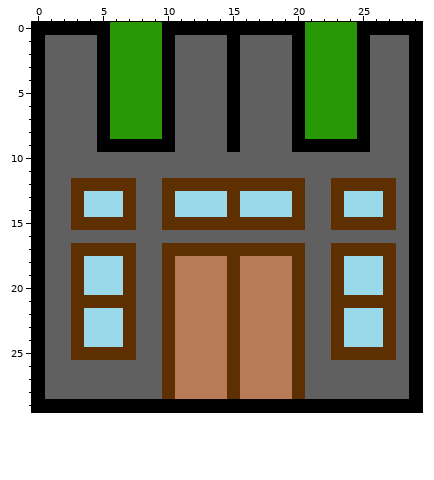
One commit to this pixel-art sprite: bitmapimages/fort1.PNG. Above is the file before it was changed.
The file is 30x30 pixels.
The result:
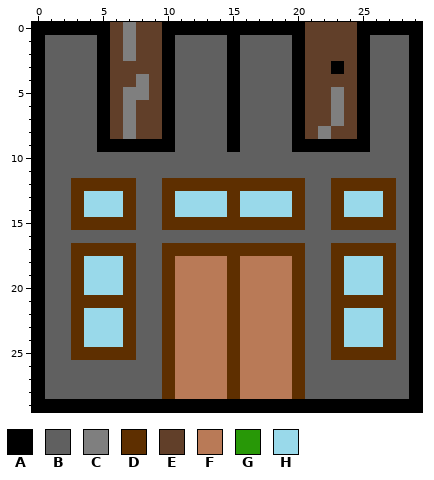
Palette (. is transparent): A #000000  B #606060  C #7f7f7f  D #5e2f00  E #613f29  F #b97a57  G #289807  H #99d9ea
Diff:
y 0..2: x 6..9 GGGG -> ECEE; x 21..24 GGGG -> EEEE
y 3: x 6..9 GGGG -> EEEE; x 21..24 GGGG -> EEAE
y 4: x 6..9 GGGG -> EECE; x 21..24 GGGG -> EEEE
y 5: x 6..9 GGGG -> ECCE; x 21..24 GGGG -> EECE
y 6..7: x 6..9 GGGG -> ECEE; x 21..24 GGGG -> EECE
y 8: x 6..9 GGGG -> ECEE; x 21..24 GGGG -> ECEE
Pixel boxes of the changes (left, top, right, bottom) in both pictures:
changed: (110, 22, 162, 139)
changed: (305, 22, 357, 139)
